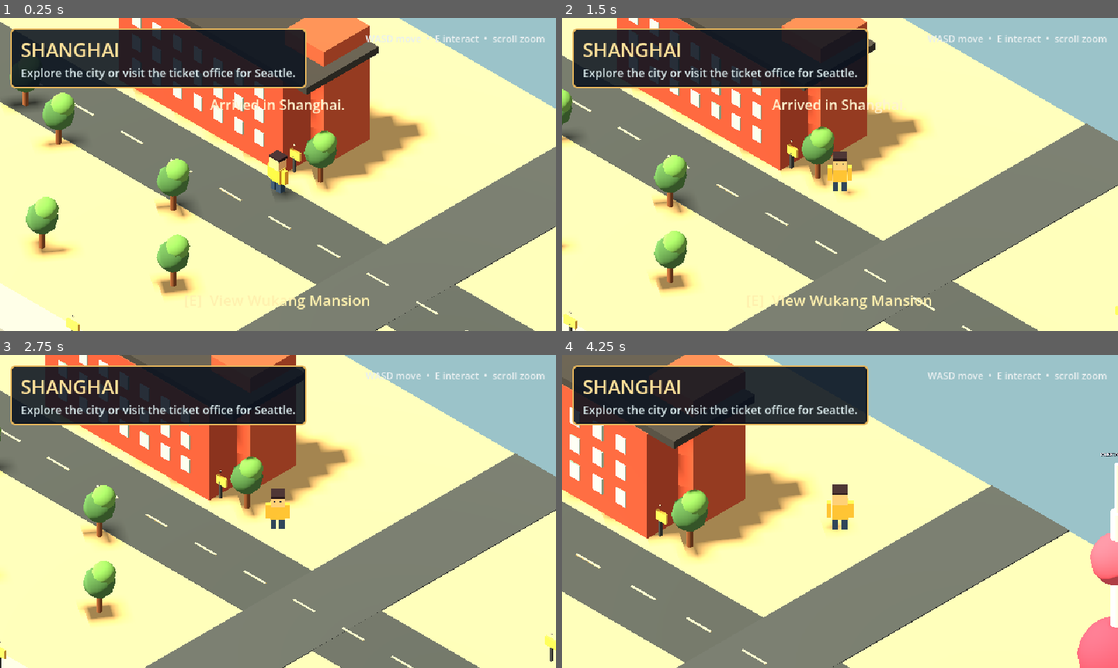
Above: before the commit, frames 1-4 (two rows, left to right).
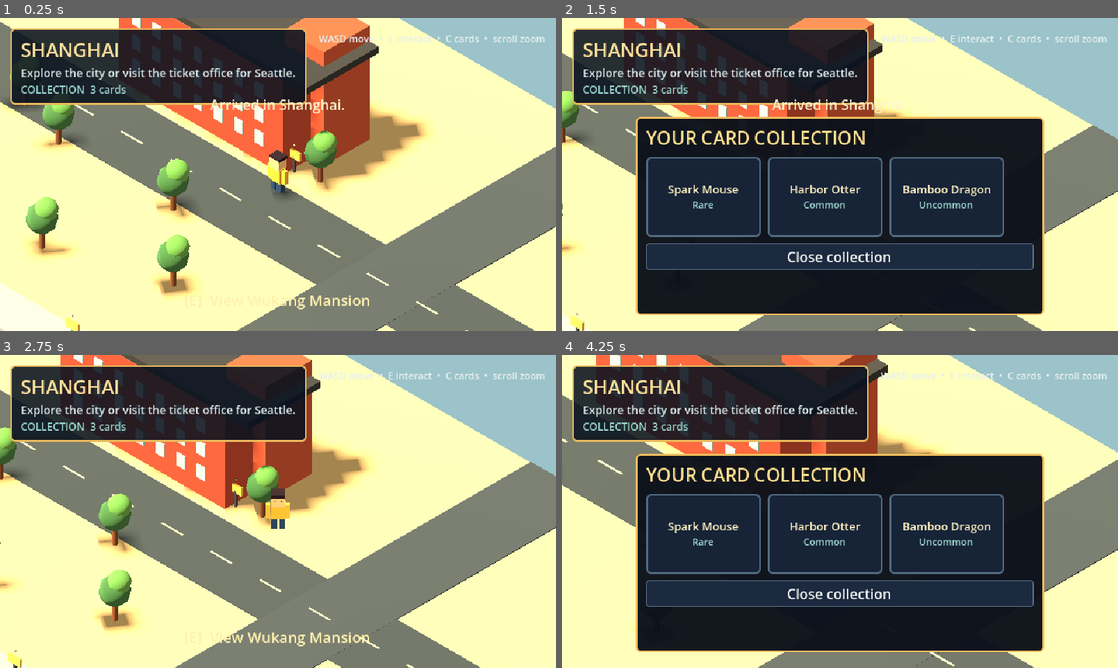
Above: after the commit, the same moments.

Repository: littlejedi/world-of-friends
Game: Godot game, scene res://scenes/main.tscn
Two runs of this game, one before a commit and one after it. Both use one fixed random seed, a clock stepped at 60 frames per second and the inputs below.
Inputs (mouse positions are in pixels of both pictures, inside the frame that each line leads up to):
- Up to frame 1 (0.25 s): no input
- Up to frame 2 (1.5 s): tap Enter (ui_accept) at 0.5, 0.77 s; move the mouse to (962, 158) at 0.52 s; hold D (move_right) 0.53-1.28 s; hold C (collection, bound only after the commit) 0.53-1.28 s; tap E (interact) at 0.6 s; move the mouse to (728, 190) at 1.27 s; hold S (move_back) from 1.28 s (still down); tap C (collection, bound only after the commit) at 1.35 s
- Up to frame 3 (2.75 s): tap Enter (ui_accept) at 1.52 s; tap E (interact) at 1.55 s; release S (move_back) at 2 s; click "Continue exploring" (after the commit: "Close collection") at 2 s
- Up to frame 4 (4.25 s): tap Enter (ui_accept) at 2.75, 3.77 s; move the mouse to (895, 442) at 2.77 s; hold D (move_right) 2.78-3.53 s; hold C (collection, bound only after the commit) 2.78-3.53 s; tap E (interact) at 2.85, 3.8 s; move the mouse to (812, 574) at 3.52 s; hold W (move_forward) from 3.53 s (still down); tap Mouse wheel up (zoom_in) at 3.6 s

The runs differ from the first frame. In frame 1, 3.5% of the frame differs, in the area x 1-87%, y 5-28%; in frame 2, 53%; in frame 3, 19%; in frame 4, 78%, in the area x 0-100%, y 0-100%.

Commit message:
Polish companions and add Mac release build

Diff:
--- /dev/null
+++ b/assets/icon.svg
@@ -0,0 +1,25 @@
+<svg xmlns="http://www.w3.org/2000/svg" width="256" height="256" viewBox="0 0 256 256" shape-rendering="crispEdges">
+  <defs>
+    <clipPath id="globe"><circle cx="128" cy="136" r="76"/></clipPath>
+  </defs>
+  <rect width="256" height="256" rx="38" fill="#111827"/>
+  <rect x="14" y="14" width="228" height="228" rx="28" fill="none" stroke="#e3b85f" stroke-width="8"/>
+  <circle cx="128" cy="136" r="80" fill="#82cbd3"/>
+  <g clip-path="url(#globe)" fill="#4d8d63">
+    <rect x="56" y="91" width="34" height="30"/>
+    <rect x="74" y="69" width="42" height="28"/>
+    <rect x="92" y="112" width="32" height="41"/>
+    <rect x="147" y="79" width="43" height="35"/>
+    <rect x="165" y="106" width="38" height="42"/>
+    <rect x="128" y="153" width="45" height="43"/>
+    <rect x="77" y="172" width="38" height="27"/>
+  </g>
+  <path d="M70 155 C91 91 159 79 191 130" fill="none" stroke="#fff0ae" stroke-width="6" stroke-dasharray="10 8"/>
+  <rect x="57" y="145" width="24" height="24" fill="#d85f80" stroke="#fff0ae" stroke-width="4"/>
+  <rect x="179" y="119" width="24" height="24" fill="#397e83" stroke="#fff0ae" stroke-width="4"/>
+  <g transform="translate(124 88) rotate(-18)">
+    <path d="M-20 8 L18 8 L30 0 L18-8 L-20-8 Z" fill="#f2f3ed"/>
+    <rect x="-8" y="-6" width="10" height="6" fill="#5cc5df"/>
+    <path d="M-20-6 L-34 0 L-20 6 Z" fill="#f2a64b"/>
+  </g>
+</svg>
--- a/project.godot
+++ b/project.godot
@@ -7,6 +7,7 @@
 
 config/name="World of Friends"
 run/main_scene="res://scenes/main.tscn"
+config/icon="res://assets/icon.svg"
 config/features=PackedStringArray("4.6", "GL Compatibility")
 
 [autoload]
@@ -52,6 +53,10 @@
 "deadzone": 0.2,
 "events": [Object(InputEventMouseButton,"button_index":5)]
 }
+collection={
+"deadzone": 0.2,
+"events": [Object(InputEventKey,"physical_keycode":67)]
+}
 
 [physics]
 
@@ -62,4 +67,5 @@
 renderer/rendering_method="gl_compatibility"
 renderer/rendering_method.mobile="gl_compatibility"
 textures/default_filters/use_nearest_mipmap_filter=true
+textures/vram_compression/import_etc2_astc=true
 environment/defaults/default_clear_color=Color(0.035, 0.047, 0.075, 1)
--- a/scripts/core/main.gd
+++ b/scripts/core/main.gd
@@ -20,6 +20,8 @@
 	hud.party_invited.connect(_on_party_invited)
 	hud.friend_hello_requested.connect(_on_friend_hello)
 	hud.all_friends_hello_requested.connect(_on_all_friends_hello)
+	hud.save_requested.connect(_on_save_requested)
+	hud.quit_requested.connect(_on_quit_requested)
 	hud.modal_changed.connect(_on_modal_changed)
 	travel_cutscene.finished.connect(_on_travel_finished)
 	position_save_timer = Timer.new()
@@ -31,6 +33,8 @@
 
 
 func _process(_delta: float) -> void:
+	if current_world != null:
+		current_world.update_companion_trail(player.global_position)
 	if current_world == null or travel_in_progress or hud.is_modal_open():
 		hud.set_prompt("")
 		return
@@ -42,10 +46,19 @@
 
 
 func _unhandled_key_input(event: InputEvent) -> void:
+	if not event.pressed or event.echo:
+		return
 	if event is InputEventKey and event.pressed and event.keycode == KEY_F8:
 		GameState.reset_progress()
 		_load_world("shanghai", false)
 		hud.show_toast("Personal save reset. You are back in Shanghai.")
+		get_viewport().set_input_as_handled()
+	elif event.is_action_pressed("collection") and not hud.is_modal_open() and not travel_in_progress:
+		hud.show_collection()
+		get_viewport().set_input_as_handled()
+	elif event.is_action_pressed("ui_cancel") and not hud.is_modal_open() and not travel_in_progress:
+		hud.show_pause_menu()
+		get_viewport().set_input_as_handled()
 
 
 func _load_world(world_id: String, arriving: bool, restore_saved_position: bool = false) -> void:
@@ -127,6 +140,18 @@
 	hud.show_landmark(title, description)
 
 
+func _on_save_requested() -> void:
+	_save_current_position()
+	GameState.save_game()
+	hud.show_toast("Progress saved on this Mac.")
+
+
+func _on_quit_requested() -> void:
+	_save_current_position()
+	GameState.save_game()
+	get_tree().quit()
+
+
 func _on_modal_changed(is_open: bool) -> void:
 	if not travel_in_progress:
 		player.control_enabled = not is_open
--- a/scripts/gameplay/friend_npc.gd
+++ b/scripts/gameplay/friend_npc.gd
@@ -11,8 +11,11 @@
 var shirt_color: Color = Color("#4a78ba")
 var follow_target: Node3D
 var follow_offset: Vector3 = Vector3.ZERO
+var follow_point: Vector3 = Vector3.ZERO
+var using_follow_point: bool = false
 var visual: Node3D
 var walk_time: float = 0.0
+var idle_time: float = 0.0
 var wave_tween: Tween
 
 
@@ -53,11 +56,13 @@
 
 
 func _physics_process(delta: float) -> void:
-	if follow_target == null:
+	if follow_target == null and not using_follow_point:
 		velocity = velocity.move_toward(Vector3.ZERO, delta * 12.0)
+		_apply_gravity(delta)
 		move_and_slide()
+		_animate_idle(delta)
 		return
-	var target_position := follow_target.global_position + follow_offset
+	var target_position := follow_point if using_follow_point else follow_target.global_position + follow_offset
 	var planar_delta := target_position - global_position
 	planar_delta.y = 0.0
 	var distance := planar_delta.length()
@@ -72,19 +77,45 @@
 		look_at(global_position + direction, Vector3.UP)
 		walk_time += delta * 8.0
 		visual.position.y = abs(sin(walk_time)) * 0.04
+		_reset_idle_pose()
 	else:
 		velocity.x = move_toward(velocity.x, 0.0, delta * 12.0)
 		velocity.z = move_toward(velocity.z, 0.0, delta * 12.0)
 		visual.position.y = move_toward(visual.position.y, 0.0, delta * 0.4)
-	if not is_on_floor():
-		velocity.y -= 24.0 * delta
-	else:
-		velocity.y = -0.5
+		_animate_idle(delta)
+	_apply_gravity(delta)
 	move_and_slide()
 
 
 func set_follow_target(new_target: Node3D) -> void:
 	follow_target = new_target
+	using_follow_point = false
+
+
+func set_follow_point(new_point: Vector3) -> void:
+	follow_point = new_point
+	using_follow_point = true
+
+
+func _apply_gravity(delta: float) -> void:
+	if not is_on_floor():
+		velocity.y -= 24.0 * delta
+	else:
+		velocity.y = -0.5
+
+
+func _animate_idle(delta: float) -> void:
+	idle_time += delta
+	var head := visual.get_node_or_null("Head") as Node3D
+	if head != null:
+		head.rotation_degrees.y = sin(idle_time * 1.15 + float(friend_id.length())) * 4.0
+
+
+func _reset_idle_pose() -> void:
+	idle_time = 0.0
+	var head := visual.get_node_or_null("Head") as Node3D
+	if head != null:
+		head.rotation_degrees.y = move_toward(head.rotation_degrees.y, 0.0, 1.5)
 
 
 func get_interaction_prompt() -> String:
--- a/scripts/gameplay/world_scene.gd
+++ b/scripts/gameplay/world_scene.gd
@@ -14,6 +14,7 @@
 var world_id: String = "shanghai"
 var player: Node3D
 var friends: Array[FriendNPC] = []
+var companion_trail: Array[Vector3] = []
 
 
 func build(new_world_id: String, player_node: Node3D) -> void:
@@ -47,8 +48,35 @@
 
 
 func refresh_friend_following() -> void:
+	companion_trail.clear()
+	if GameState.friends_in_party and player != null:
+		companion_trail.append(player.global_position)
 	for friend in friends:
 		friend.set_follow_target(player if GameState.friends_in_party else null)
+
+
+func update_companion_trail(player_position: Vector3) -> void:
+	if not GameState.friends_in_party or friends.is_empty():
+		return
+	if companion_trail.is_empty():
+		companion_trail.append(player_position)
+	if companion_trail.back().distance_to(player_position) >= 0.38:
+		companion_trail.append(player_position)
+		if companion_trail.size() > 90:
+			companion_trail.pop_front()
+	for index in range(friends.size()):
+		var steps_back := 8 + index * 6
+		var trail_index := maxi(0, companion_trail.size() - 1 - steps_back)
+		var point := companion_trail[trail_index]
+		var path_direction := Vector3(0, 0, -1)
+		if trail_index < companion_trail.size() - 1:
+			path_direction = companion_trail[trail_index + 1] - point
+			path_direction.y = 0.0
+			if path_direction.length_squared() > 0.001:
+				path_direction = path_direction.normalized()
+		var side := Vector3(-path_direction.z, 0, path_direction.x)
+		var side_amount := -0.38 if index == 0 else 0.38
+		friends[index].set_follow_point(point + side * side_amount)
 
 
 func wave_friend(friend_id: String) -> void:
--- a/scripts/ui/hud.gd
+++ b/scripts/ui/hud.gd
@@ -5,11 +5,14 @@
 signal party_invited
 signal friend_hello_requested(friend_id: String)
 signal all_friends_hello_requested
+signal save_requested
+signal quit_requested
 signal modal_changed(is_open: bool)
 
 var root: Control
 var city_label: Label
 var objective_label: Label
+var collection_label: Label
 var prompt_label: Label
 var toast_label: Label
 var modal: PanelContainer
@@ -53,7 +56,7 @@
 
 	var info_panel := PanelContainer.new()
 	info_panel.position = Vector2(12, 12)
-	info_panel.size = Vector2(272, 68)
+	info_panel.size = Vector2(292, 82)
 	info_panel.add_theme_stylebox_override("panel", _panel_style(Color(0.04, 0.07, 0.12, 0.88), Color("#e9b85d")))
 	root.add_child(info_panel)
 	var info_box := VBoxContainer.new()
@@ -67,9 +70,13 @@
 	objective_label.add_theme_font_size_override("font_size", 13)
 	objective_label.add_theme_color_override("font_color", Color("#d6e6e8"))
 	info_box.add_child(objective_label)
+	collection_label = Label.new()
+	collection_label.add_theme_font_size_override("font_size", 12)
+	collection_label.add_theme_color_override("font_color", Color("#9ed8cf"))
+	info_box.add_child(collection_label)
 
 	var controls := Label.new()
-	controls.text = "WASD move  •  E interact  •  scroll zoom"
+	controls.text = "WASD move  •  E interact  •  C cards  •  scroll zoom"
 	controls.horizontal_alignment = HORIZONTAL_ALIGNMENT_RIGHT
 	controls.anchor_left = 1.0
 	controls.anchor_right = 1.0
@@ -120,7 +127,7 @@
 	modal.anchor_bottom = 1.0
 	modal.offset_left = -235
 	modal.offset_right = 235
-	modal.offset_top = -226
+	modal.offset_top = -246
 	modal.offset_bottom = -18
 	modal.mouse_filter = Control.MOUSE_FILTER_STOP
 	modal.add_theme_stylebox_override("panel", _panel_style(Color(0.045, 0.065, 0.105, 0.97), Color("#f0bd5d")))
@@ -165,6 +172,11 @@
 		objective_label.text = "Explore together or return to Shanghai."
 	else:
 		objective_label.text = "Meet Kent and Joey near the waterfront terminal."
+	update_collection_count()
+
+
+func update_collection_count() -> void:
+	collection_label.text = "COLLECTION  %d cards" % GameState.player_cards.size()
 
 
 func set_prompt(prompt: String) -> void:
@@ -262,6 +274,7 @@
 	var collection_names: Array[String] = []
 	for card in GameState.player_cards:
 		collection_names.append(str(card.name))
+	update_collection_count()
 	_add_body("Your cards: %s" % ", ".join(collection_names))
 	_add_button("Back", func() -> void: show_friend_menu(current_friend_id, current_friend_name))
 
@@ -299,6 +312,65 @@
 	_open_modal()
 
 
+func show_collection() -> void:
+	_clear_modal()
+	_add_heading("YOUR CARD COLLECTION")
+	var grid := GridContainer.new()
+	grid.columns = 3
+	grid.add_theme_constant_override("h_separation", 8)
+	grid.add_theme_constant_override("v_separation", 8)
+	for card in GameState.player_cards:
+		grid.add_child(_make_card_tile(card))
+	modal_content.add_child(grid)
+	_add_button("Close collection", close_modal)
+	_open_modal()
+
+
+func _make_card_tile(card: Dictionary) -> PanelContainer:
+	var panel := PanelContainer.new()
+	panel.custom_minimum_size = Vector2(132, 92)
+	panel.add_theme_stylebox_override("panel", _panel_style(Color("#172438"), Color("#526b80")))
+	var box := VBoxContainer.new()
+	box.alignment = BoxContainer.ALIGNMENT_CENTER
+	box.add_theme_constant_override("separation", 1)
+	panel.add_child(box)
+	var texture := GameState.get_card_texture(str(card.id))
+	if texture != null:
+		var image := TextureRect.new()
+		image.texture = texture
+		image.custom_minimum_size = Vector2(24, 30)
+		image.expand_mode = TextureRect.EXPAND_IGNORE_SIZE
+		image.stretch_mode = TextureRect.STRETCH_KEEP_ASPECT_CENTERED
+		box.add_child(image)
+	var name_label := Label.new()
+	name_label.text = str(card.name)
+	name_label.horizontal_alignment = HORIZONTAL_ALIGNMENT_CENTER
+	name_label.add_theme_font_size_override("font_size", 13)
+	name_label.add_theme_color_override("font_color", Color("#fff0c0"))
+	box.add_child(name_label)
+	var rarity_label := Label.new()
+	rarity_label.text = str(card.rarity)
+	rarity_label.horizontal_alignment = HORIZONTAL_ALIGNMENT_CENTER
+	rarity_label.add_theme_font_size_override("font_size", 11)
+	rarity_label.add_theme_color_override("font_color", Color("#9ed8cf"))
+	box.add_child(rarity_label)
+	return panel
+
+
+func show_pause_menu() -> void:
+	_clear_modal()
+	_add_heading("PAUSED")
+	_add_body("Progress is saved locally on this Mac.")
+	_add_button("Resume", close_modal)
+	_add_button("View card collection", show_collection)
+	_add_button("Save now", func() -> void:
+		close_modal()
+		save_requested.emit()
+	)
+	_add_button("Quit game", func() -> void: quit_requested.emit())
+	_open_modal()
+
+
 func _clear_modal() -> void:
 	for child in modal_content.get_children():
 		child.queue_free()
--- a/tests/preview_world.gd
+++ b/tests/preview_world.gd
@@ -27,3 +27,7 @@
 	if modal_preview == "trade":
 		main.hud.show_friend_menu("kent", "Kent")
 		main.hud._trade_card()
+	elif modal_preview == "collection":
+		main.hud.show_collection()
+	elif modal_preview == "pause":
+		main.hud.show_pause_menu()
--- a/tests/smoke_test.gd
+++ b/tests/smoke_test.gd
@@ -62,6 +62,10 @@
 	GameState.invite_friends()
 	main.current_world.refresh_friend_following()
 	check(main.current_world.friends[0].follow_target == main.player, "Invited friends follow the player")
+	for step in range(18):
+		main.current_world.update_companion_trail(Vector3(float(step) * 0.42, 0.08, 3.0))
+	check(main.current_world.companion_trail.size() > 10, "Companion breadcrumb trail records the player's route")
+	check(main.current_world.friends[0].using_follow_point, "Companions follow breadcrumb points around corners")
 
 	var original_player_card := str(GameState.player_cards[1].id)
 	var original_kent_card := str(GameState.friend_cards.kent[1].id)
@@ -73,6 +77,14 @@
 	main.hud._trade_card()
 	await get_tree().process_frame
 	check(main.hud.modal_content.find_children("*", "OptionButton", true, false).size() == 2, "Trade UI exposes both card selectors")
+	main.hud.close_modal()
+	main.hud.show_collection()
+	await get_tree().process_frame
+	check(main.hud.modal_content.find_children("*", "PanelContainer", true, false).size() == GameState.player_cards.size(), "Collection viewer displays every owned card")
+	main.hud.close_modal()
+	main.hud.show_pause_menu()
+	await get_tree().process_frame
+	check(main.hud.modal_content.find_children("*", "Button", true, false).size() == 4, "Pause menu exposes resume, collection, save, and quit actions")
 	main.hud.close_modal()
 
 	main._on_travel_finished("shanghai")
Not shown, added: assets/icon.svg.import
Not shown, added: export_presets.cfg
Not shown, changed: README.md
Not shown, changed: docs/PROGRESS.md
